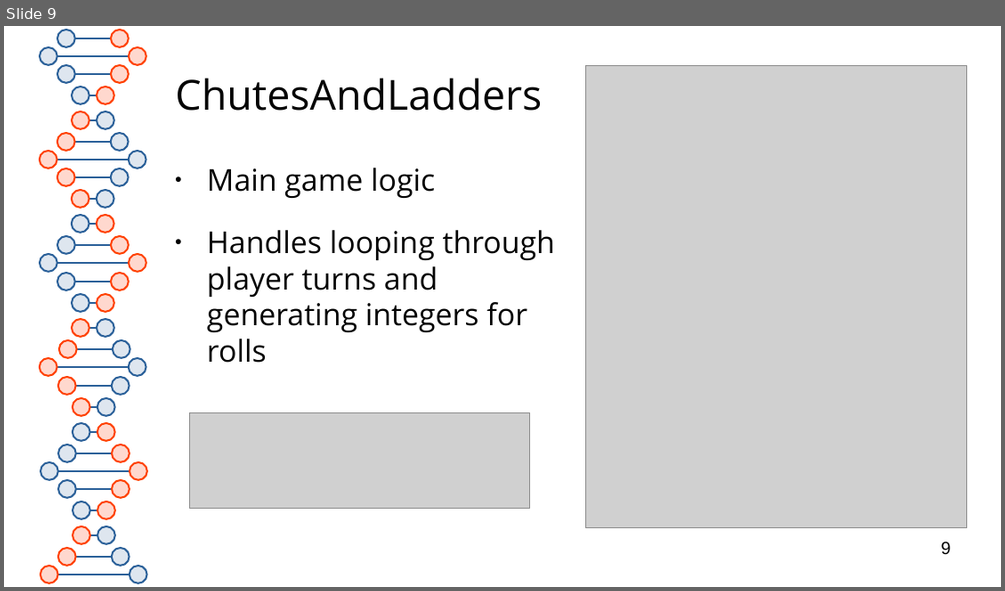
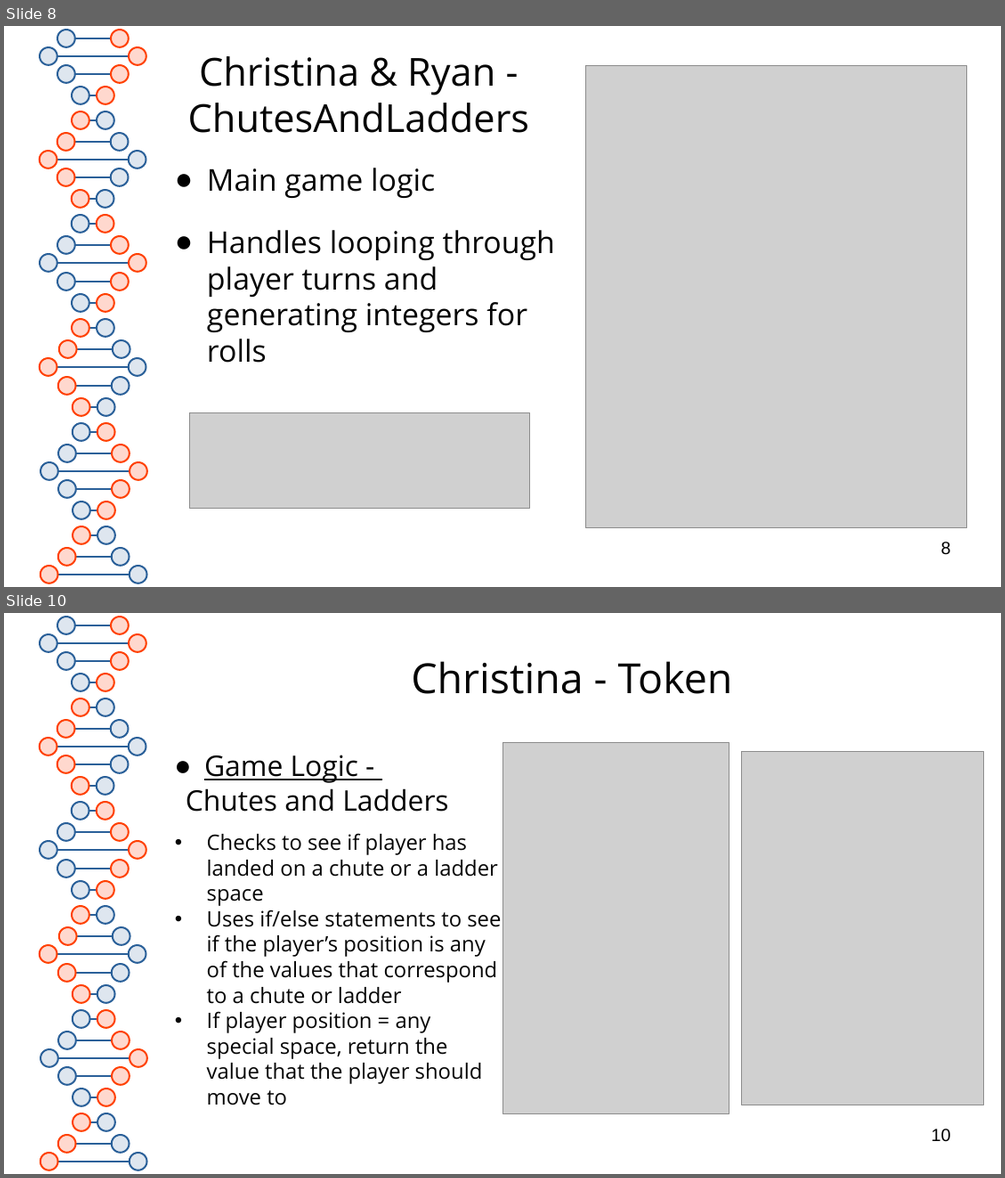
Before and after one commit to RedOctober117/ChutesAndLadders, a slide deck: documentation/presentation.pptx. Shown one above the other, each under a label of ours: slide 9 before the commit, slides 8 and 10 after it; the slides between them are not shown. The pictures are 1005x591 and 1005x1178 pixels, drawn with LibreOffice and Linux fonts; fonts in the diff are those of the drawing; grey boxes stand for pictures. Boxes give left, top, right and bottom in pixels: in the first picture for what was removed or moved away, otherwise in the second. Text is boxed around its words. In the diff, an @@ line names an element or a change of style, - is before the commit and + after.

Commit message:
Presentation changes by Ryan

```diff
--- a/documentation/presentation.pptx
+++ b/documentation/presentation.pptx
@@ slide 10 added at [4,613,1001,1174], background #FFFFFF; not listed: 81 template elements that a slide beside it also shows @@
@@ title added at [411,661,733,694], 33 pt, text #050505 @@
+Christina - Token
@@ picture added at [502,743,728,1114] @@
@@ text added at [186,755,501,1105], 16.9 pt, text #050505 @@
+● Game Logic -
+Chutes and Ladders
+• Checks to see if player has landed on a chute or a ladder space
+• Uses if/else statements to see if the player’s position is any of the values that correspond to a chute or ladder
+• If player position = any special space, return the value that the player should move to
@@ picture added at [742,751,985,1105] @@
@@ page number added at [931,1128,951,1141], 14 pt, text #000000 @@
+10
@@ what was slide 9 is now slide 8 @@
@@ slide 8 changed as well @@
@@ title at [199,56,495,95]: paragraph added @@
+Christina & Ryan -
@@ title at [188,103,529,133]: size 33 to 30.7 pt in "ChutesAndLadders" @@
@@ text "Main game logic" at [207,168,555,362]: less space between paragraphs @@
@@ page number at [941,541,951,555]: text changed @@
-9
+8
```
Also in this commit, not shown: 8 other slides changed, 5 other slides added.
